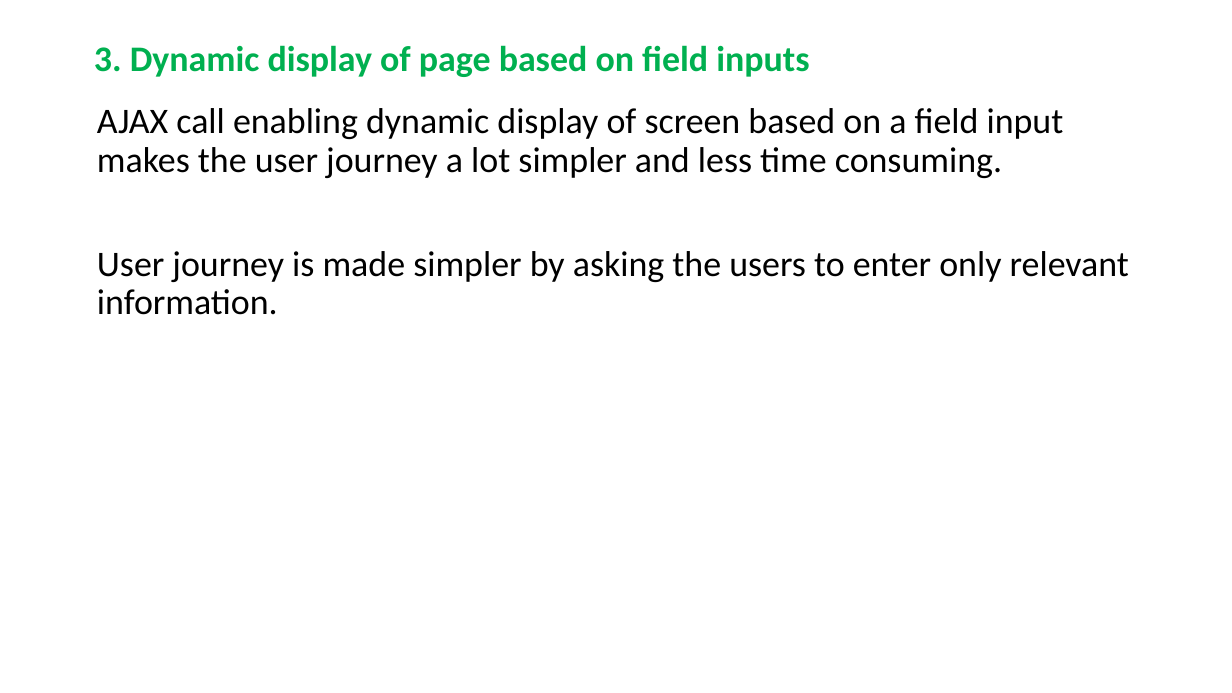
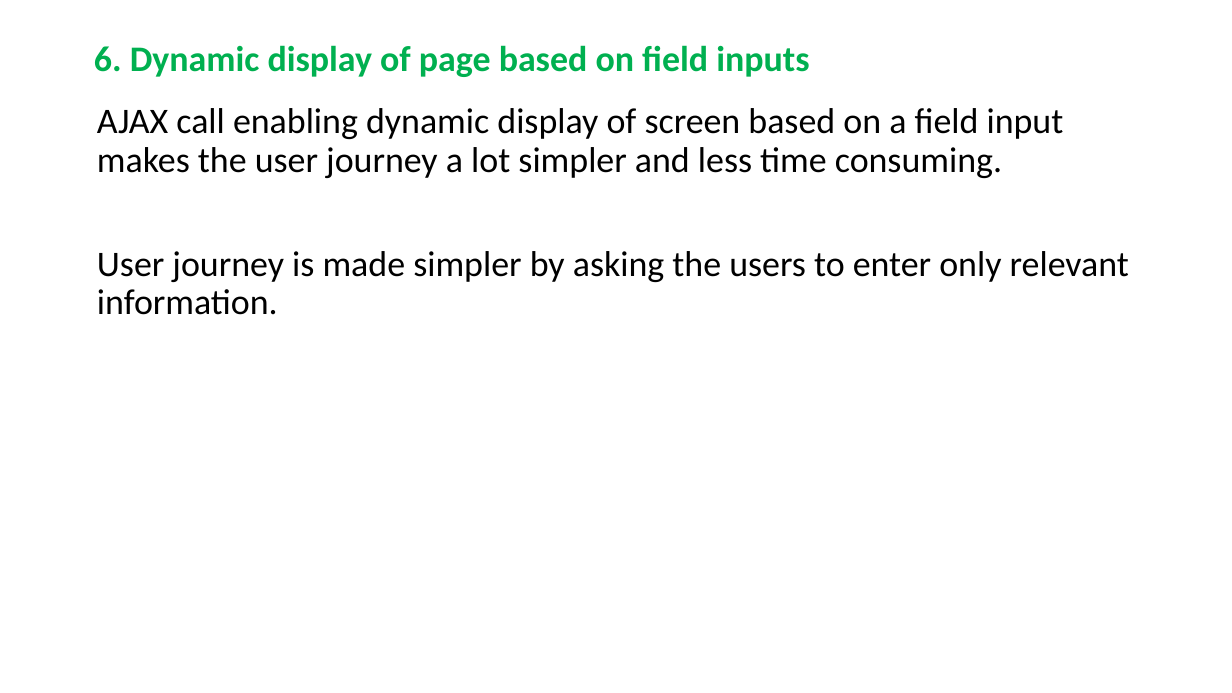
Before and after one commit to RaghavanKasthuri/Industry-Best-Practices, a slide deck: slide 7 of UX Best Practices.pptx (slide 4 before the commit). Drawn at 1232x693 pixels with LibreOffice and Linux fonts; fonts in the diff are those of the drawing. Boxes give left, top, right and bottom in pixels: in the first picture for what was removed or moved away, otherwise in the second. Text is boxed around its words. In the diff, an @@ line names an element or a change of style, - is before the commit and + after.

```diff
--- a/UX Best Practices.pptx
+++ b/UX Best Practices.pptx
@@ title at bbox=[94, 45, 809, 77]: text changed @@
-3. Dynamic display of page based on field inputs
+6. Dynamic display of page based on field inputs
```
Also in this commit, not shown: 12 other slides changed, 4 slides added, 1 other file.
